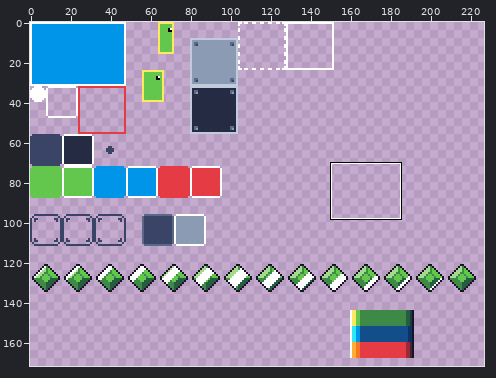
Edited in one commit: pixel-art file (res/gfx/entities.aseprite). Above: a wide view before the commit, with the close-up outlined.
Close-up. Earlier state:
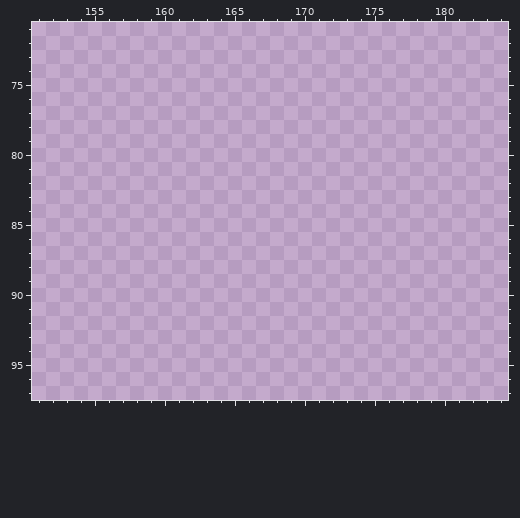
256x256 pixels, 1 frame. Shown: x 151..184, y 71..97. The wide view leaves out empty margins. The commit also changed other parts of the picture, which this record leaves out.
The same view after the edit:
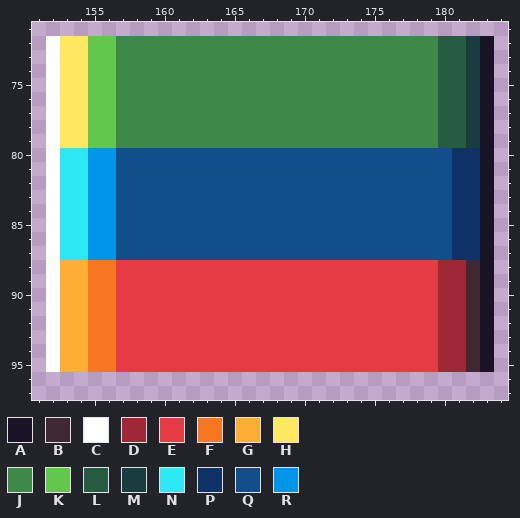
Palette (. is transparent): A #181425  B #3f2832  C #ffffff  D #9e2835  E #e43b44  F #f77622  G #feae34  H #fee761  J #3e8948  K #63c74d  L #265c42  M #193c3e  N #2ce8f5  P #0e3167  Q #124e89  R #0095e9
Diff:
@@ x 151..184 @@
 71 ..................................
-72 ..................................
-73 ..................................
-74 ..................................
-75 ..................................
-76 ..................................
-77 ..................................
-78 ..................................
-79 ..................................
-80 ..................................
-81 ..................................
-82 ..................................
-83 ..................................
-84 ..................................
-85 ..................................
-86 ..................................
-87 ..................................
-88 ..................................
-89 ..................................
-90 ..................................
-91 ..................................
-92 ..................................
-93 ..................................
-94 ..................................
-95 ..................................
+72 .CHHKKJJJJJJJJJJJJJJJJJJJJJJJLLMA.
+73 .CHHKKJJJJJJJJJJJJJJJJJJJJJJJLLMA.
+74 .CHHKKJJJJJJJJJJJJJJJJJJJJJJJLLMA.
+75 .CHHKKJJJJJJJJJJJJJJJJJJJJJJJLLMA.
+76 .CHHKKJJJJJJJJJJJJJJJJJJJJJJJLLMA.
+77 .CHHKKJJJJJJJJJJJJJJJJJJJJJJJLLMA.
+78 .CHHKKJJJJJJJJJJJJJJJJJJJJJJJLLMA.
+79 .CHHKKJJJJJJJJJJJJJJJJJJJJJJJLLMA.
+80 .CNNRRQQQQQQQQQQQQQQQQQQQQQQQQPPA.
+81 .CNNRRQQQQQQQQQQQQQQQQQQQQQQQQPPA.
+82 .CNNRRQQQQQQQQQQQQQQQQQQQQQQQQPPA.
+83 .CNNRRQQQQQQQQQQQQQQQQQQQQQQQQPPA.
+84 .CNNRRQQQQQQQQQQQQQQQQQQQQQQQQPPA.
+85 .CNNRRQQQQQQQQQQQQQQQQQQQQQQQQPPA.
+86 .CNNRRQQQQQQQQQQQQQQQQQQQQQQQQPPA.
+87 .CNNRRQQQQQQQQQQQQQQQQQQQQQQQQPPA.
+88 .CGGFFEEEEEEEEEEEEEEEEEEEEEEEDDBA.
+89 .CGGFFEEEEEEEEEEEEEEEEEEEEEEEDDBA.
+90 .CGGFFEEEEEEEEEEEEEEEEEEEEEEEDDBA.
+91 .CGGFFEEEEEEEEEEEEEEEEEEEEEEEDDBA.
+92 .CGGFFEEEEEEEEEEEEEEEEEEEEEEEDDBA.
+93 .CGGFFEEEEEEEEEEEEEEEEEEEEEEEDDBA.
+94 .CGGFFEEEEEEEEEEEEEEEEEEEEEEEDDBA.
+95 .CGGFFEEEEEEEEEEEEEEEEEEEEEEEDDBA.
 96 ..................................
